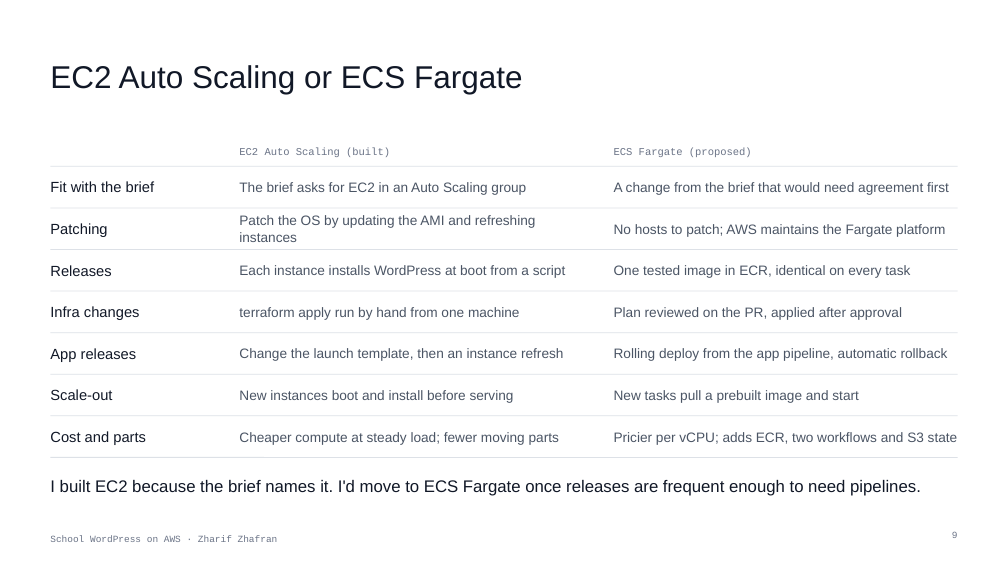
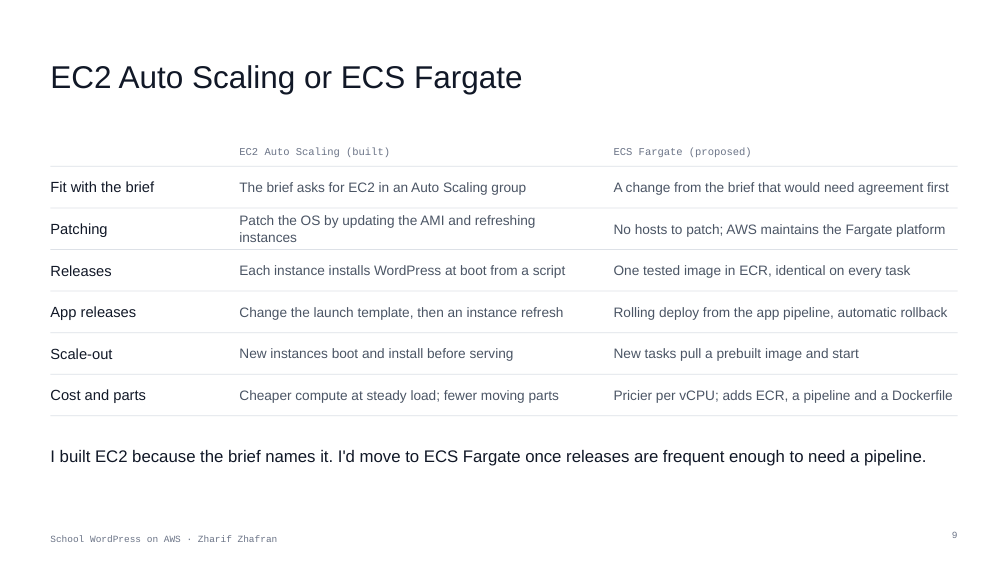
Before and after one commit to HagemaruThetha/WPApplication, a slide deck: slide 9 of presentation/School_WordPress_on_AWS.pptx. Drawn at 1008x567 pixels with LibreOffice and Linux fonts; fonts in the diff are those of the drawing. Boxes give left, top, right and bottom in pixels: in the first picture for what was removed or moved away, otherwise in the second. Text is boxed around its words. In the diff, an @@ line names an element or a change of style, - is before the commit and + after.

```diff
--- a/presentation/School_WordPress_on_AWS.pptx
+++ b/presentation/School_WordPress_on_AWS.pptx
@@ 8 texts moved together from (x1=50, y1=348, x2=948, y2=445) to (x1=50, y1=306, x2=948, y2=403) @@
@@ text removed at (x1=50, y1=306, x2=140, y2=320) @@
-Infra changes
@@ text removed at (x1=239, y1=307, x2=520, y2=320) @@
-terraform apply run by hand from one machine
@@ text removed at (x1=614, y1=307, x2=902, y2=320) @@
-Plan reviewed on the PR, applied after approval
@@ text at (x1=614, y1=390, x2=953, y2=403): text changed @@
-Pricier per vCPU; adds ECR, two workflows and S3 state
+Pricier per vCPU; adds ECR, a pipeline and a Dockerfile
@@ text at (x1=50, y1=450, x2=926, y2=466): text changed @@
-I built EC2 because the brief names it. I'd move to ECS Fargate once releases are frequent enough to need pipelines.
+I built EC2 because the brief names it. I'd move to ECS Fargate once releases are frequent enough to need a pipeline.
@@ line removed from (51, 457) to (958, 457) @@
```
Also in this commit, not shown: 1 other slide changed, 5 other files.
